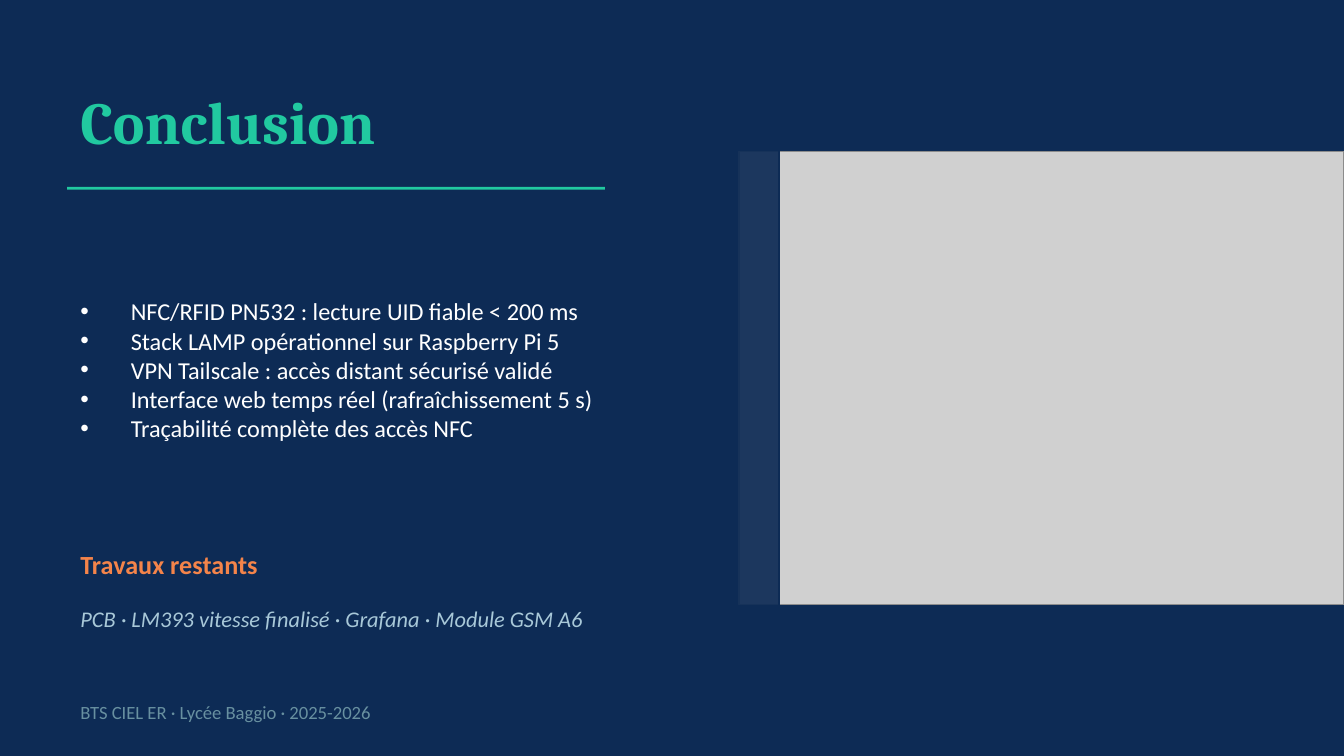
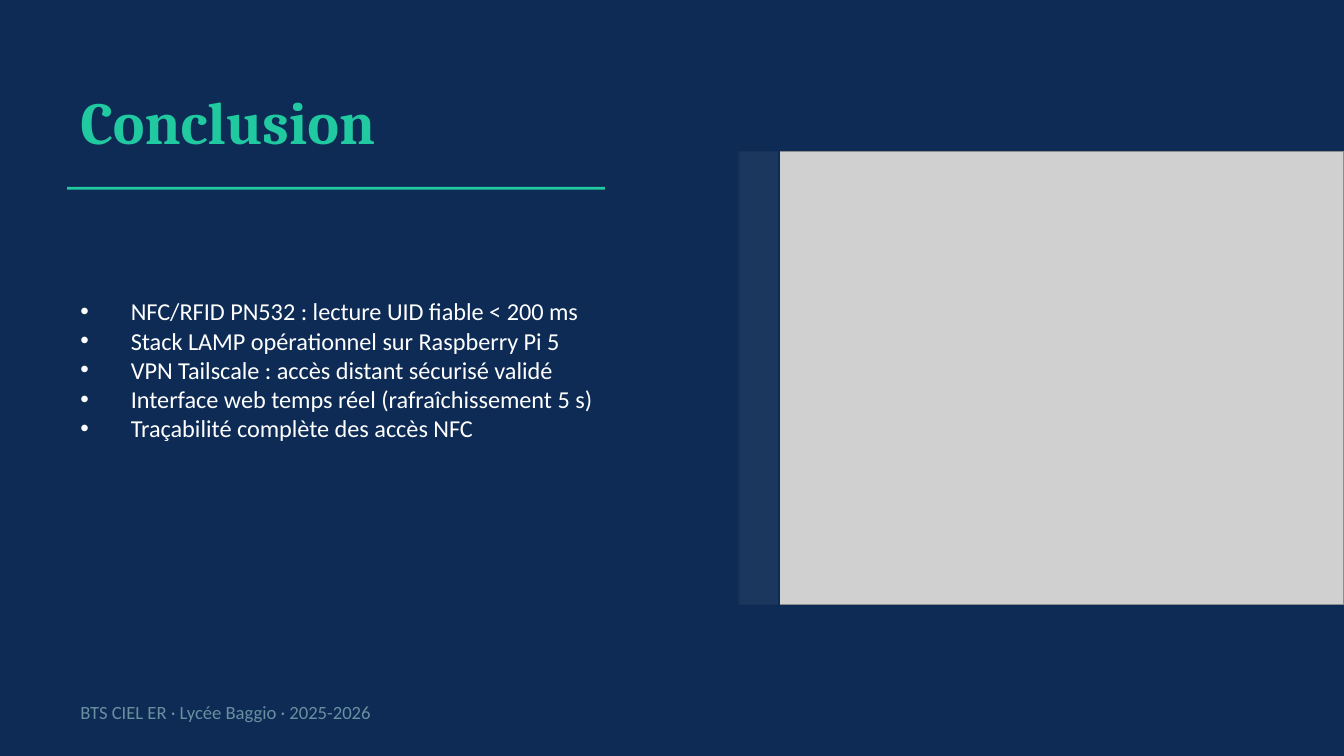
Before and after one commit to TezukaZ0ne/ProjetRC, a slide deck: slide 19 of Revue_Projet_BTS_CIEL_ER_AIT_AMIR_Youssouf.pptx. Drawn at 1344x756 pixels with LibreOffice and Linux fonts; fonts in the diff are those of the drawing; grey boxes stand for pictures. Boxes give left, top, right and bottom in pixels: in the first picture for what was removed or moved away, otherwise in the second. Text is boxed around its words. In the diff, an @@ line names an element or a change of style, - is before the commit and + after.

```diff
--- a/Revue_Projet_BTS_CIEL_ER_AIT_AMIR_Youssouf.pptx
+++ b/Revue_Projet_BTS_CIEL_ER_AIT_AMIR_Youssouf.pptx
@@ text removed at bbox=[80, 557, 257, 574] @@
-Travaux restants
@@ text removed at bbox=[80, 611, 582, 630] @@
-PCB · LM393 vitesse finalisé · Grafana · Module GSM A6
```
Also in this commit, not shown: 1 other slide changed, 1 other file.
